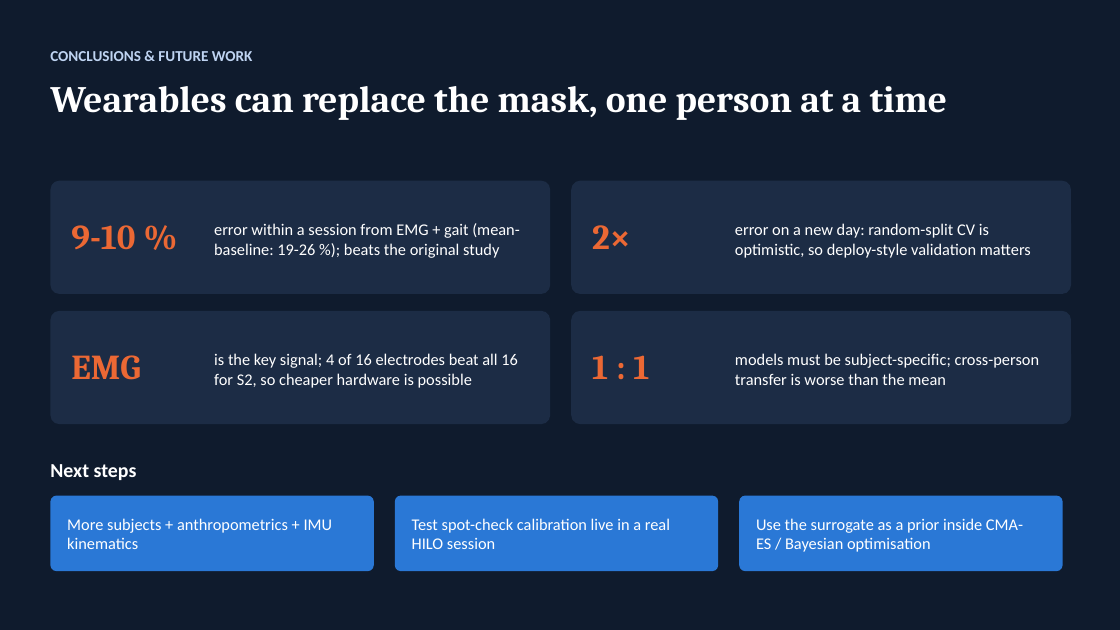
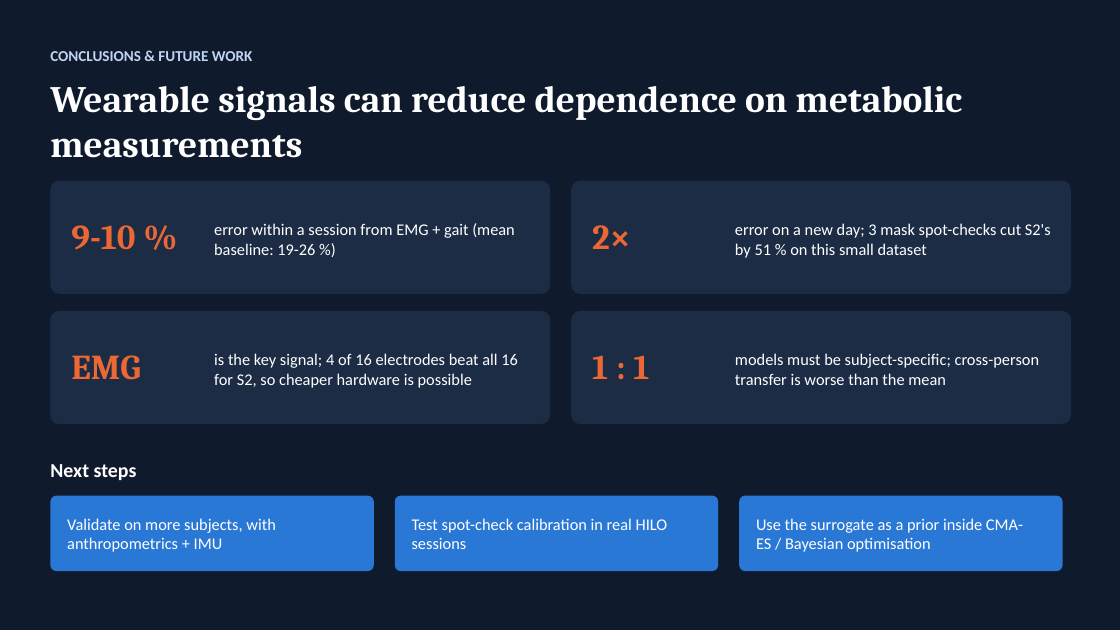
Before and after one commit to Mukilskanda/Predicting-Metabolic-Cost-During-Human-in-the-Loop-Optimisation, a slide deck: slide 12 of docs/MetaCost_Presentation.pptx (slide 14 before the commit). Drawn at 1120x630 pixels with LibreOffice and Linux fonts; fonts in the diff are those of the drawing. Boxes give left, top, right and bottom in pixels: in the first picture for what was removed or moved away, otherwise in the second. Text is boxed around its words. In the diff, an @@ line names an element or a change of style, - is before the commit and + after.

```diff
--- a/docs/MetaCost_Presentation.pptx
+++ b/docs/MetaCost_Presentation.pptx
@@ text at (50,86,963,158): text changed @@
-Wearables can replace the mask, one person at a time
+Wearable signals can reduce dependence on metabolic measurements
@@ text at (214,223,515,255): text changed @@
-error within a session from EMG + gait (mean-baseline: 19-26 %); beats the original study
+error within a session from EMG + gait (mean baseline: 19-26 %)
@@ text at (735,223,1051,258): text changed @@
-error on a new day: random-split CV is optimistic, so deploy-style validation matters
+error on a new day; 3 mask spot-checks cut S2's by 51 % on this small dataset
@@ text at (67,518,276,552): text changed @@
-More subjects + anthropometrics + IMU kinematics
+Validate on more subjects, with anthropometrics + IMU
@@ text at (412,518,668,549): text changed @@
-Test spot-check calibration live in a real HILO session
+Test spot-check calibration in real HILO sessions
```
Also in this commit, not shown: 8 other slides changed, 7 other files.
